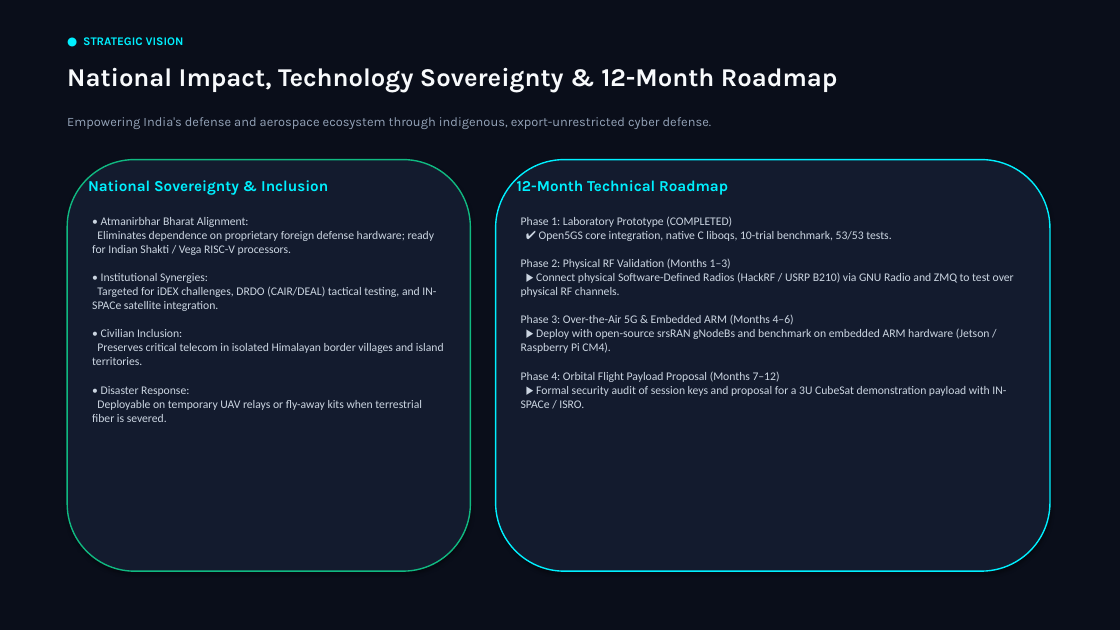
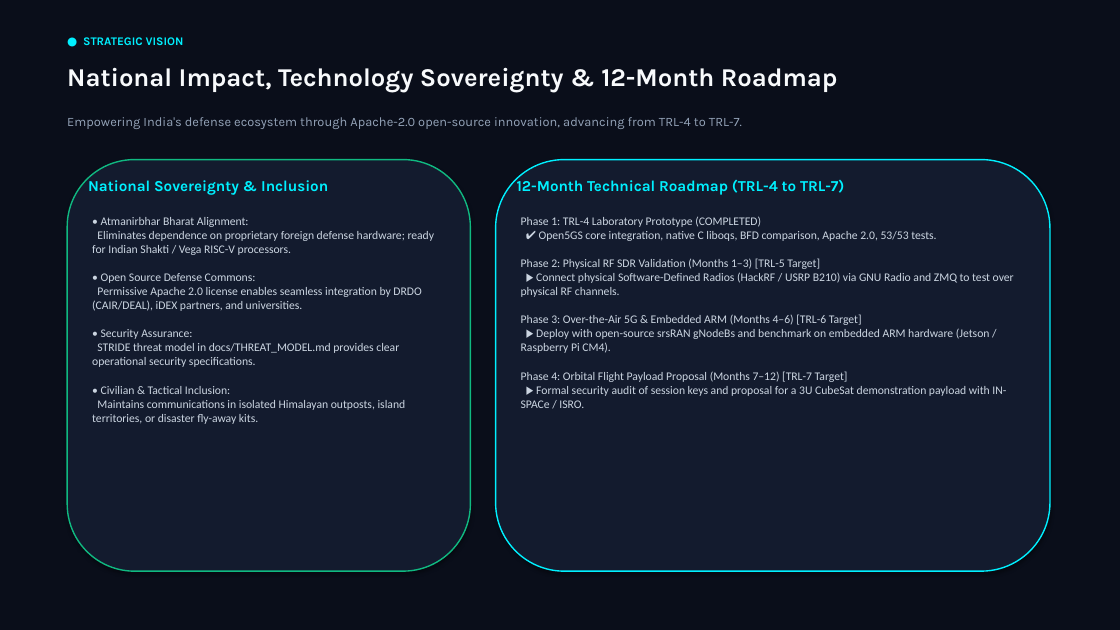
Before and after one commit to Rahul109871234/raksha-net, a slide deck: slide 11 of results/raksha_net_defense_presentation.pptx. Drawn at 1120x630 pixels with LibreOffice and Linux fonts; fonts in the diff are those of the drawing. Boxes give left, top, right and bottom in pixels: in the first picture for what was removed or moved away, otherwise in the second. Text is boxed around its words. In the diff, an @@ line names an element or a change of style, - is before the commit and + after.

Commit message:
docs(presentation): align slides and playbook with TRL-4 emulation, reactive BFD baseline, Apache 2.0, and threat model

```diff
--- a/results/raksha_net_defense_presentation.pptx
+++ b/results/raksha_net_defense_presentation.pptx
@@ text at (67,117,742,129): text changed @@
-Empowering India's defense and aerospace ecosystem through indigenous, export-unrestricted cyber defense.
+Empowering India's defense ecosystem through Apache-2.0 open-source innovation, advancing from TRL-4 to TRL-7.
@@ text at (517,178,844,195): text changed @@
-12-Month Technical Roadmap
+12-Month Technical Roadmap (TRL-4 to TRL-7)
@@ text at (92,217,435,424): text changed @@
-• Atmanirbhar Bharat Alignment:
-Eliminates dependence on proprietary foreign defense hardware; ready for Indian Shakti / Vega RISC-V processors.
-• Institutional Synergies:
-Targeted for iDEX challenges, DRDO (CAIR/DEAL) tactical testing, and IN-SPACe satellite integration.
-• Civilian Inclusion:
-Preserves critical telecom in isolated Himalayan border villages and island territories.
-• Disaster Response:
-Deployable on temporary UAV relays or fly-away kits when terrestrial fiber is severed.
+• Atmanirbhar Bharat Alignment:
+Eliminates dependence on proprietary foreign defense hardware; ready for Indian Shakti / Vega RISC-V processors.
+• Open Source Defense Commons:
+Permissive Apache 2.0 license enables seamless integration by DRDO (CAIR/DEAL), iDEX partners, and universities.
+• Security Assurance:
+STRIDE threat model in docs/THREAT_MODEL.md provides clear operational security specifications.
+• Civilian & Tactical Inclusion:
+Maintains communications in isolated Himalayan outposts, island territories, or disaster fly-away kits.
@@ text at (521,216,1014,408): text changed @@
-Phase 1: Laboratory Prototype (COMPLETED)
-✔ Open5GS core integration, native C liboqs, 10-trial benchmark, 53/53 tests.
-Phase 2: Physical RF Validation (Months 1–3)
-▶ Connect physical Software-Defined Radios (HackRF / USRP B210) via GNU Radio and ZMQ to test over physical RF channels.
-Phase 3: Over-the-Air 5G & Embedded ARM (Months 4–6)
-▶ Deploy with open-source srsRAN gNodeBs and benchmark on embedded ARM hardware (Jetson / Raspberry Pi CM4).
-Phase 4: Orbital Flight Payload Proposal (Months 7–12)
-▶ Formal security audit of session keys and proposal for a 3U CubeSat demonstration payload with IN-SPACe / ISRO.
+Phase 1: TRL-4 Laboratory Prototype (COMPLETED)
+✔ Open5GS core integration, native C liboqs, BFD comparison, Apache 2.0, 53/53 tests.
+Phase 2: Physical RF SDR Validation (Months 1–3) [TRL-5 Target]
+▶ Connect physical Software-Defined Radios (HackRF / USRP B210) via GNU Radio and ZMQ to test over physical RF channels.
+Phase 3: Over-the-Air 5G & Embedded ARM (Months 4–6) [TRL-6 Target]
+▶ Deploy with open-source srsRAN gNodeBs and benchmark on embedded ARM hardware (Jetson / Raspberry Pi CM4).
+Phase 4: Orbital Flight Payload Proposal (Months 7–12) [TRL-7 Target]
+▶ Formal security audit of session keys and proposal for a 3U CubeSat demonstration payload with IN-SPACe / ISRO.
```
Also in this commit, not shown: 11 other slides changed, 2 other files.
